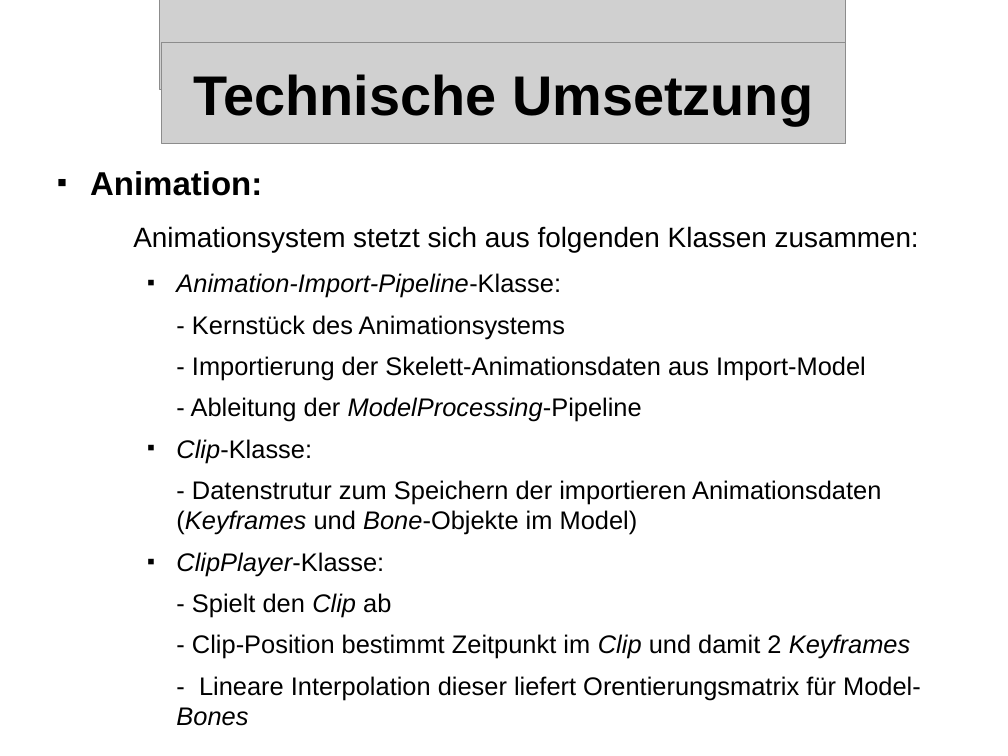
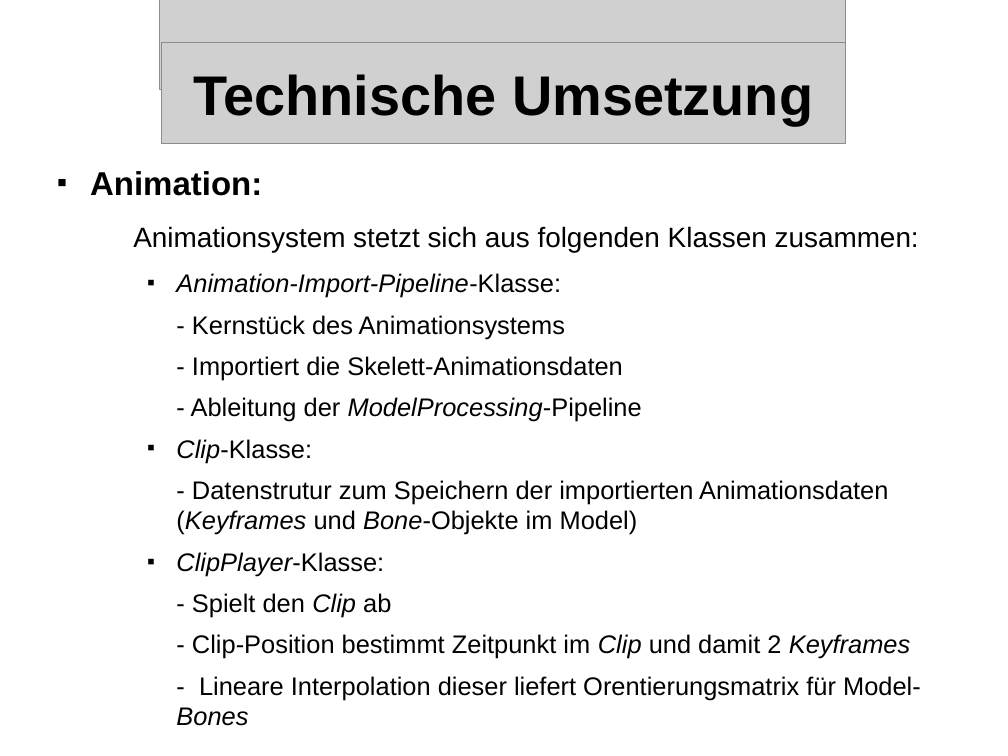
Before and after one commit to streber91/3D-Game-Project, a slide deck: slide 23 of Documents/Präsentationen/Underlord Abschlusspräsentation.odp (slide 22 before the commit). Drawn at 1008x756 pixels with LibreOffice and Linux fonts; fonts in the diff are those of the drawing; grey boxes stand for pictures; background and template pictures are left out. Boxes give left, top, right and bottom in pixels: in the first picture for what was removed or moved away, otherwise in the second. Text is boxed around its words. In the diff, an @@ line names an element or a change of style, - is before the commit and + after.

```diff
--- a/Documents/Präsentationen/Underlord Abschlusspräsentation.odp
+++ b/Documents/Präsentationen/Underlord Abschlusspräsentation.odp
@@ text at bbox=[192, 356, 623, 381]: text changed @@
-    - Importierung der Skelett-Animationsdaten aus Import-Model
+    - Importiert die Skelett-Animationsdaten
@@ text at bbox=[176, 480, 888, 535]: text changed @@
-    - Datenstrutur zum Speichern der importieren Animationsdaten (Keyframes und Bone-Objekte im Model)
+    - Datenstrutur zum Speichern der importierten Animationsdaten (Keyframes und Bone-Objekte im Model)
```
Also in this commit, not shown: 11 other slides changed, 5 slides added, 7 slides removed.
